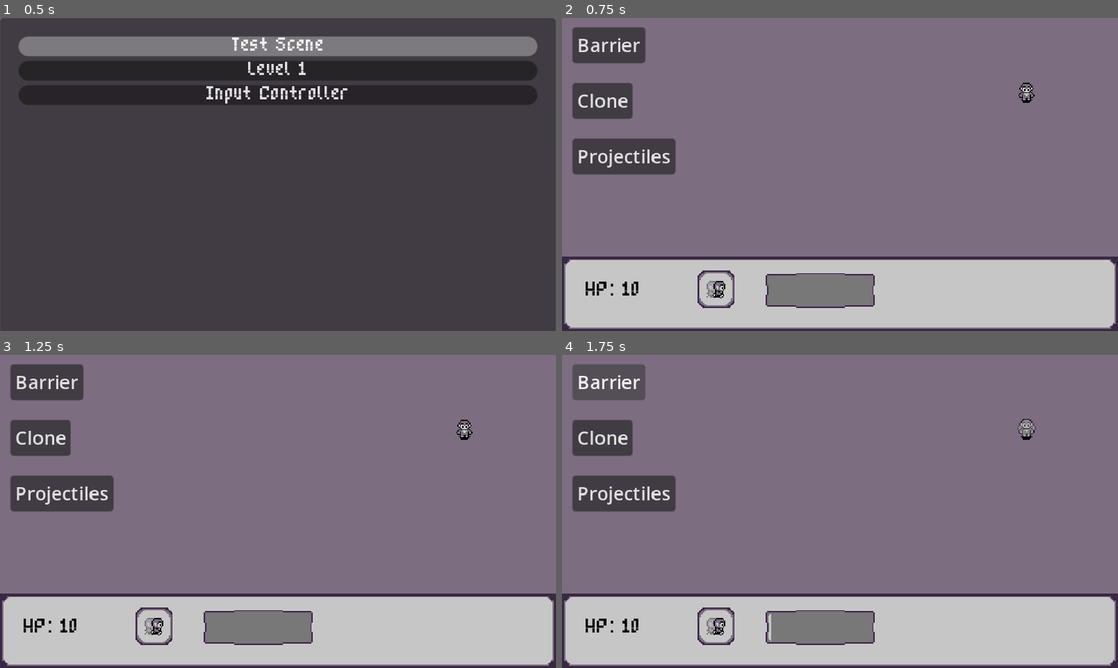
Above: before the commit, frames 1-4 (two rows, left to right).
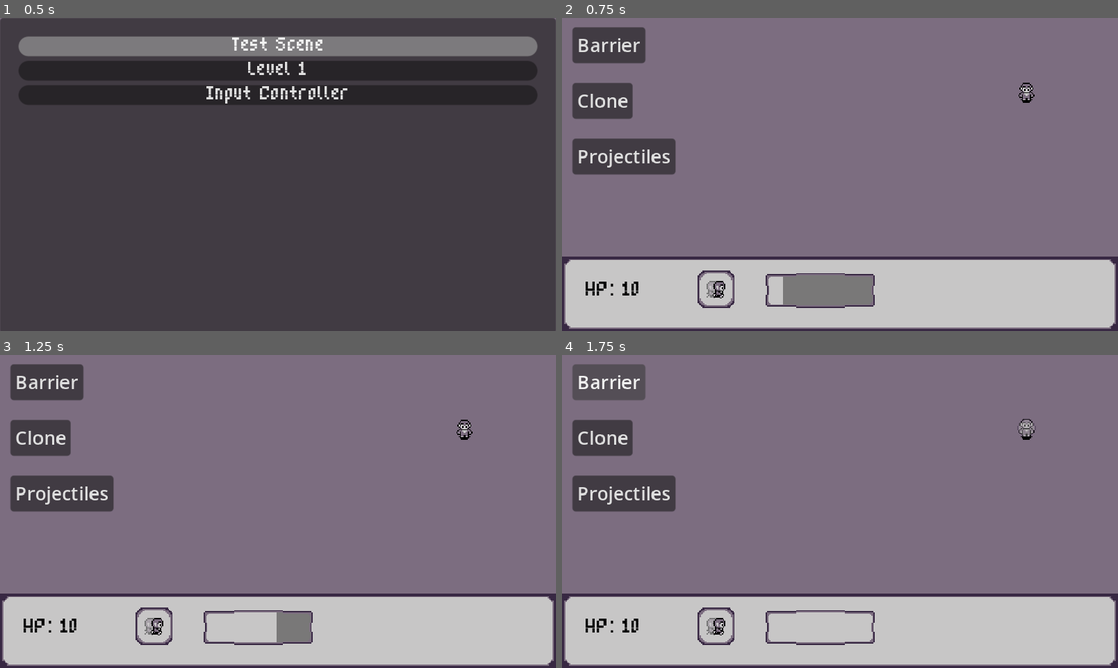
Above: after the commit, the same moments.

Repository: SantiagoBoscan07/Project-Cypher
Game: Godot game, scene res://Scenes/Menu/menu.tscn
Same seed, same stepped clock (60 frames per second), same inputs: the game is played once before the commit and once after it.
Inputs:
- Up to frame 1 (0.5 s): no input
- Up to frame 2 (0.75 s): click "Test Scene" at 0.5 s
- Up to frame 3 (1.25 s): no input
- Up to frame 4 (1.75 s): click "Barrier" at 1.25 s

Frame 1 is identical in both runs. In frame 2, 0.2% of the frame differs, in the area x 37-40%, y 82-92%; in frame 3, 1.2%; in frame 4, 1.7%, in the area x 37-56%, y 82-92%.

Commit message:
Added pause for cypher state
Mario, Paola, Michael, Adrian

Diff:
--- a/project-cypher/Scenes/Menu/bar.tscn
+++ b/project-cypher/Scenes/Menu/bar.tscn
@@ -4,7 +4,7 @@
 [ext_resource type="Texture2D" uid="uid://ct46fv3vxxh1g" path="res://Sprites/UI/cypherbar1.png" id="3_51mjw"]
 [ext_resource type="Texture2D" uid="uid://d1pdk6ywuepu8" path="res://Sprites/UI/cypherbar2.png" id="3_gs47y"]
 
-[node name="Bar" type="Control" node_paths=PackedStringArray("barTimer", "progressBar")]
+[node name="Bar" type="Control" node_paths=PackedStringArray("barTimer", "testSwitchLogic", "progressBar")]
 layout_mode = 3
 anchors_preset = 15
 anchor_right = 1.0
@@ -13,6 +13,7 @@
 grow_vertical = 2
 script = ExtResource("1_07emo")
 barTimer = NodePath("DecipherBarTimer")
+testSwitchLogic = NodePath("TestSwitchLogic")
 progressBar = NodePath("TextureProgressBar")
 
 [node name="TextureProgressBar" type="TextureProgressBar" parent="."]
@@ -31,7 +32,11 @@
 centered = false
 
 [node name="DecipherBarTimer" type="Timer" parent="."]
-wait_time = 20.0
+one_shot = true
+
+[node name="TestSwitchLogic" type="Timer" parent="."]
+wait_time = 3.0
 one_shot = true
 
 [connection signal="timeout" from="DecipherBarTimer" to="." method="_on_decipher_bar_timer_timeout"]
+[connection signal="timeout" from="TestSwitchLogic" to="." method="_on_test_switch_logic_timeout"]
--- a/project-cypher/Scripts/Enemy/Enemy.gd
+++ b/project-cypher/Scripts/Enemy/Enemy.gd
@@ -27,3 +27,6 @@
 
 func _on_enabler_screen_exited():
 	call_deferred("queue_free")
+
+func test():
+	process_mode = 4
--- a/project-cypher/Scripts/Misc/bar.gd
+++ b/project-cypher/Scripts/Misc/bar.gd
@@ -1,8 +1,10 @@
 extends Control
 
 @export var barTimer : Timer
+@export var testSwitchLogic : Timer
 @export var waitTime : float = 10.0
 @export var progressBar: TextureProgressBar
+var players
 var enemies
 var inputPressed : bool = false
 var RandomPowerUp = RandomNumberGenerator.new()
@@ -24,9 +26,14 @@
 	if Input.is_action_pressed("decipher") and inputPressed:
 		#print("Cypher Activated!")
 		# for showcase demo, select random number 1-3 and activate corresponding powerup
+		testSwitchLogic.start()
 		enemies = get_tree().get_nodes_in_group("Enemy")
 		for enemy in enemies:
-			enemy.call_deferred("queue_free")
+			enemy.call_deferred("test")
+
+		players = get_tree().get_nodes_in_group("Player")
+		for player in players:
+			player.call_deferred("test")
 		powerInt = RandomPowerUp.randi_range(1, 3)
 		match powerInt:
 			1: barrier()
@@ -56,3 +63,15 @@
 	progressBar.value = barTimer.wait_time
 	isFilling = true
 	barTimer.start()
+
+# create a timer, within the bar scene called it testSwitchLogic
+# whenever that timer timeout, it changes the process mode of the player back to 0
+# timer is going to be activated whenever the player process mode is put 4
+
+
+func _on_test_switch_logic_timeout() -> void:
+	for player in players:
+		player.process_mode = 0
+	for enemy in enemies:
+		enemy.process_mode = 0
+	print("Test switch ended!")
--- a/project-cypher/Scripts/Player/PlayerProjectile.gd
+++ b/project-cypher/Scripts/Player/PlayerProjectile.gd
@@ -16,3 +16,6 @@
 # When the projectile leaves the screen it gets deleted
 func _on_visible_on_screen_enabler_2d_screen_exited():
 	queue_free()
+
+func test():
+	process_mode = 4
--- a/project-cypher/Scripts/Player/player.gd
+++ b/project-cypher/Scripts/Player/player.gd
@@ -23,3 +23,7 @@
 		lastChance = false
 	else:
 		process_mode = 4
+
+func test():
+	print("Cypher State enabled")
+	process_mode = 4
